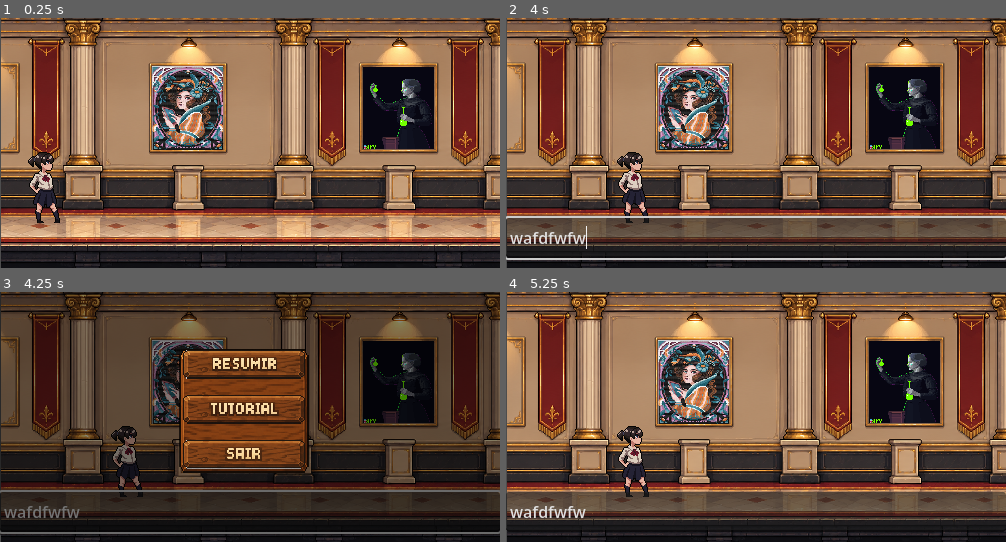
Above: before the commit, frames 1-4 (two rows, left to right).
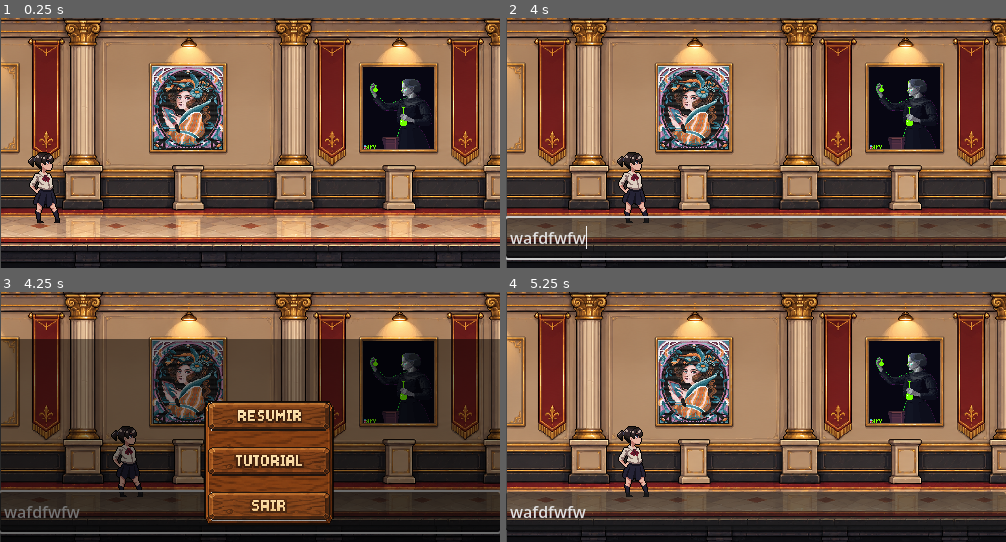
Above: after the commit, the same moments.

Repository: Angelogvr/Hackathon-SEDCITEC
Game: Godot game, scene res://cenas/Jogo.tscn
Same seed, same stepped clock (60 frames per second), same inputs: the game is played once before the commit and once after it.
Inputs (mouse positions are in pixels of both pictures, inside the frame that each line leads up to; where the layout moved, square brackets give the same spot in the first picture):
- Up to frame 1 (0.25 s): no input
- Up to frame 2 (4 s): tap Enter at 0.5 s; hold F (interact) 0.53-1.28 s; hold D (move_right) 0.53-2.03 s; tap W (move_up) at 0.77, 1.52, 3.02, 3.77 s; tap F (interact) at 1.35, 2.85 s; hold A (move_left) 2.03-2.78 s; hold F (interact) 2.03-2.78 s; hold D (move_right) from 2.78 s (still down); hold F (interact) from 3.53 s (still down)
- Up to frame 3 (4.25 s): keep holding D (move_right); keep holding F (interact); tap Escape (pause) at 4.15 s
- Up to frame 4 (5.25 s): release D (move_right) at 4.28 s; release F (interact) at 4.28 s; hold A (move_left) 4.28-5 s; tap F (interact) at 4.35 s; tap W (move_up) at 4.52 s; click (776, 417) [751, 364] at 5 s

Frames 1-2 are identical in both runs. In frame 3, 34% of the frame differs, in the area x 0-100%, y 0-100%; in frame 4, nothing differs.

Commit message:
Quiz Finalizado

Diff:
--- a/cenas/Jogo.tscn
+++ b/cenas/Jogo.tscn
@@ -1,12 +1,12 @@
 [gd_scene format=3 uid="uid://bls2nwi65cm7k"]
 
-[ext_resource type="Texture2D" uid="uid://c57dio1l5cft7" path="res://sprites/spr_cenario.png" id="1_ex3y1"]
-[ext_resource type="Texture2D" uid="uid://x31p0a6w5gh4" path="res://sprites/lynn.jpeg" id="2_3cynk"]
+[ext_resource type="Texture2D" uid="uid://c57dio1l5cft7" path="res://Sprites/spr_cenario.png" id="1_ex3y1"]
+[ext_resource type="Texture2D" uid="uid://x31p0a6w5gh4" path="res://Sprites/lynn.jpeg" id="2_3cynk"]
 [ext_resource type="PackedScene" uid="uid://uvmflm2scmx3" path="res://entidades/mulher.tscn" id="2_ex3y1"]
 [ext_resource type="Texture2D" uid="uid://d2ycnqufde487" path="res://New folder/porta_anim_00.png" id="2_sngbk"]
-[ext_resource type="Texture2D" uid="uid://cyixhwua3041a" path="res://sprites/marieu.png" id="3_3cynk"]
+[ext_resource type="Texture2D" uid="uid://cyixhwua3041a" path="res://Sprites/marieu.png" id="3_3cynk"]
 [ext_resource type="Texture2D" uid="uid://c6e0tqyub4nuc" path="res://New folder/porta_anim_01.png" id="3_6cw58"]
-[ext_resource type="Texture2D" uid="uid://dpap03umrqtj2" path="res://sprites/ada.png" id="4_4budo"]
+[ext_resource type="Texture2D" uid="uid://dpap03umrqtj2" path="res://Sprites/ada.png" id="4_4budo"]
 [ext_resource type="Texture2D" uid="uid://foab1hgglo8d" path="res://New folder/porta_anim_02.png" id="4_xk38k"]
 [ext_resource type="PackedScene" uid="uid://c6e8gefihjl6w" path="res://entidades/camera.tscn" id="5_3cynk"]
 [ext_resource type="Texture2D" uid="uid://fekxkkb2fny6" path="res://New folder/porta_anim_03.png" id="5_b8gxm"]
@@ -23,13 +23,12 @@
 
 [sub_resource type="GDScript" id="GDScript_0b3n2"]
 script/source = "extends Node2D
+
 @onready var pause_menu: Control = $CanvasLayer/pause_menu
-
-
-# Called when the node enters the scene tree for the first time.
+@onready var question_screen: CanvasLayer = $question_screen
+
 func _ready() -> void:
 	pause_menu.hide()
-
 
 # Called every frame. 'delta' is the elapsed time since the previous frame.
 #func _process(delta: float) -> void:
@@ -37,6 +36,16 @@
 		#print(\"oi22\")
 		#get_tree().paused = true
 		#pause_menu.show()
+
+func _on_gatilho_pergunta_body_entered(body: Node2D) -> void:
+	# Verifica se quem entrou na área foi realmente o nó Player
+	if body.name == \"Player\":
+		$GatilhoPergunta/CollisionShape2D.set_deferred(\"disabled\", true)
+		question_screen.show_question()
+
+		# Opcional: Desativa a área para que a pergunta não abra
+		# repetidamente no mesmo lugar após ser respondida:
+		# $GatilhoPergunta/CollisionShape2D.set_deferred(\"disabled\", true)
 "
 
 [sub_resource type="RectangleShape2D" id="RectangleShape2D_0e48y"]
@@ -117,6 +126,9 @@
 "speed": 8.0
 }]
 
+[sub_resource type="RectangleShape2D" id="RectangleShape2D_rkyrc"]
+size = Vector2(75, 76)
+
 [node name="Game" type="Node2D" unique_id=1184867715]
 process_mode = 1
 script = SubResource("GDScript_0b3n2")
@@ -204,10 +216,19 @@
 
 [node name="pause_menu" parent="CanvasLayer" unique_id=1377178930 instance=ExtResource("9_2yyff")]
 process_mode = 3
-offset_left = 82.0
-offset_top = 20.0
-offset_right = 82.0
-offset_bottom = 20.0
+offset_left = 107.0
+offset_top = 72.0
+offset_right = 107.0
+offset_bottom = 72.0
+
+[node name="FadeRect" type="ColorRect" parent="CanvasLayer" unique_id=1127725083]
+anchors_preset = 15
+anchor_right = 1.0
+anchor_bottom = 1.0
+grow_horizontal = 2
+grow_vertical = 2
+mouse_filter = 2
+color = Color(0, 0, 0, 0)
 
 [node name="music" type="AudioStreamPlayer" parent="." unique_id=1071413914]
 stream = ExtResource("18_6cw58")
@@ -215,3 +236,11 @@
 autoplay = true
 
 [node name="question_screen" parent="." unique_id=513991955 instance=ExtResource("19_xk38k")]
+
+[node name="GatilhoPergunta" type="Area2D" parent="." unique_id=1877012281]
+
+[node name="CollisionShape2D" type="CollisionShape2D" parent="GatilhoPergunta" unique_id=762215442]
+position = Vector2(866, 138)
+shape = SubResource("RectangleShape2D_rkyrc")
+
+[connection signal="body_entered" from="GatilhoPergunta" to="." method="_on_gatilho_pergunta_body_entered"]
--- a/cenas/question_screen.tscn
+++ b/cenas/question_screen.tscn
@@ -1,9 +1,9 @@
 [gd_scene format=3 uid="uid://bmhnch0nljeul"]
 
-[ext_resource type="Script" uid="uid://u3rcl3f11sk1" path="res://scripts/question_screen.gd" id="1_71ca1"]
-[ext_resource type="Texture2D" uid="uid://cfoyytod0v0rh" path="res://assets/sprites/Mini FX, Items & UI/Mini UI/parchment.png" id="1_tkw60"]
-[ext_resource type="FontFile" uid="uid://bnlvdooq8e1gd" path="res://extras/BitcountSingle-VariableFont_CRSV,ELSH,ELXP,slnt,wght.ttf" id="2_71ca1"]
-[ext_resource type="AudioStream" uid="uid://bri7bf75j0qwl" path="res://assets/sounds/question.mp3" id="4_h5onr"]
+[ext_resource type="Script" uid="uid://bypxymmmjipff" path="res://scripts/question_screen.gd" id="1_71ca1"]
+[ext_resource type="Texture2D" uid="uid://cfoyytod0v0rh" path="res://Sprites/assets/sprites/Mini FX, Items & UI/Mini UI/parchment.png" id="1_tkw60"]
+[ext_resource type="FontFile" uid="uid://bnlvdooq8e1gd" path="res://Sprites/extras/BitcountSingle-VariableFont_CRSV,ELSH,ELXP,slnt,wght.ttf" id="2_71ca1"]
+[ext_resource type="AudioStream" uid="uid://bri7bf75j0qwl" path="res://Sprites/assets/sounds/question.mp3" id="4_h5onr"]
 
 [node name="question_screen" type="CanvasLayer" unique_id=513991955]
 process_mode = 3
@@ -33,53 +33,57 @@
 anchor_top = 0.5
 anchor_right = 0.50200003
 anchor_bottom = 0.5
-offset_left = -259.68002
-offset_top = -217.0
-offset_right = 252.31998
-offset_bottom = 295.0
+offset_left = -119.000015
+offset_top = -125.0
+offset_right = 140.67998
+offset_bottom = 141.0
 grow_horizontal = 2
 grow_vertical = 2
 texture = ExtResource("1_tkw60")
+expand_mode = 1
 
 [node name="question_label" type="Label" parent="Control/background" unique_id=708246223]
 layout_mode = 1
 anchors_preset = -1
 anchor_right = 0.208
 anchor_bottom = 0.164
-offset_left = 132.0
-offset_top = 112.0
-offset_right = 304.504
-offset_bottom = 71.032
+offset_left = 47.0
+offset_top = 59.0
+offset_right = 164.50398
+offset_bottom = 96.376
 theme_override_colors/font_color = Color(0, 0, 0, 1)
 theme_override_fonts/font = ExtResource("2_71ca1")
-theme_override_font_sizes/font_size = 20
+theme_override_font_sizes/font_size = 10
 text = " O que é o contador de programa (PC)?"
 horizontal_alignment = 1
 autowrap_mode = 3
 
 [node name="VBoxContainer" type="VBoxContainer" parent="Control/background" unique_id=1414916055]
 layout_mode = 0
-offset_left = 116.0
-offset_top = 245.0
-offset_right = 407.0
+offset_left = 56.0
+offset_top = 137.0
+offset_right = 209.0
 offset_bottom = 377.0
 
 [node name="btn_1" type="Button" parent="Control/background/VBoxContainer" unique_id=576533262]
 layout_mode = 2
 theme_override_fonts/font = ExtResource("2_71ca1")
-theme_override_font_sizes/font_size = 14
+theme_override_font_sizes/font_size = 6
 
 [node name="btn_2" type="Button" parent="Control/background/VBoxContainer" unique_id=1657984304]
 layout_mode = 2
 theme_override_fonts/font = ExtResource("2_71ca1")
+theme_override_font_sizes/font_size = 6
 
 [node name="btn_3" type="Button" parent="Control/background/VBoxContainer" unique_id=109946385]
 layout_mode = 2
 theme_override_fonts/font = ExtResource("2_71ca1")
+theme_override_font_sizes/font_size = 6
 
 [node name="btn_4" type="Button" parent="Control/background/VBoxContainer" unique_id=1268433189]
 layout_mode = 2
 theme_override_fonts/font = ExtResource("2_71ca1")
+theme_override_font_sizes/font_size = 6
 
 [node name="question" type="AudioStreamPlayer" parent="." unique_id=2108059115]
 stream = ExtResource("4_h5onr")
--- a/scripts/door.gd
+++ b/scripts/door.gd
@@ -1,23 +1,47 @@
-extends Node2D
+extends StaticBody2D
+
 @onready var player: CharacterBody2D = $"../Player"
 @onready var door: AnimatedSprite2D = $door_animation
 @onready var collision: CollisionShape2D = $door_collision
+@onready var fade_rect: ColorRect = $"../CanvasLayer/FadeRect"
 
-var open = false
+var is_transitioning = false
 
-# Called when the node enters the scene tree for the first time.
 func _ready() -> void:
 	door.pause()
 	door.frame = 0
 
 func _process(delta: float) -> void:
-	if abs(player.position.x - position.x) < 100:
+	if is_transitioning:
+		return
+
+	var dist = abs(player.position.x - position.x)
+
+	if dist < 100:
 		if door.frame < 8:
 			door.play()
 		else:
 			door.pause()
+			# Libera a passagem quando a porta estiver totalmente aberta
+			collision.disabled = true
+
+			# Quando o jogador passar pelo meio da porta, inicia o Fade Out
+			if dist < 20:
+				start_fade_out()
 	else:
+		collision.disabled = false
 		if door.frame > 0:
 			door.play_backwards()
 		else:
 			door.pause()
+
+func start_fade_out() -> void:
+	is_transitioning = true
+
+	# Cria uma animação suave de 1.5 segundos mudando o Alpha (transparência) para 1.0 (totalmente preto)
+	var tween = create_tween()
+	tween.tween_property(fade_rect, "color:a", 1.0, 1.01)
+
+	tween.finished.connect(func():
+		get_tree().change_scene_to_file("res://cenas/Creditos.tscn")
+	)
--- a/scripts/question_screen.gd
+++ b/scripts/question_screen.gd
@@ -1,6 +1,7 @@
 extends CanvasLayer
 
 signal question_answered(is_correct: bool)
+signal quiz_finished(final_score: int) # Novo sinal para quando o quiz acabar
 
 @onready var question_label: Label = $Control/background/question_label
 @onready var btn_1: Button = $Control/background/VBoxContainer/btn_1
@@ -11,46 +12,58 @@
 
 var current_question_index = 0
 var correct_answer_index = 0
+var score = 0
+var is_showing_results = false # Controla se estamos na tela final de pontuação
 
 var questions = [
 	{
-		"text": "1. Converta 00011101 para hexadecimal.",
-		"options": ["A) 1D", "B) 1E", "C) F4", "D) EA"],
+		"text": "1. Qual o apelido que Ada Lovelace recebeu pelas suas descobertas?",
+		"options": ["A) Rainha da matemática", "B) Mãe da programação", "C) Mestre dos algoritmos", "D) Princesa dos Paralelogramos"],
+		"correct": 1
+	},
+	{
+		"text": "2. Em quais áreas Marie Curie recebeu prêmios Nobel?",
+		"options": ["A) Física e Química", "B) Química e Biologia", "C) Física e Matemática", "D) Biologia e Medicina"],
 		"correct": 0
 	},
 	{
-		"text": "2. Qual o resultado de 1001 AND 1111?",
-		"options": ["A) 1000", "B) 1100", "C) 1001", "D) 0011"],
-		"correct": 2
-	},
-	{
-		"text": "3. O barramento de dados é:",
-		"options": ["Unidirecional", "De controle", "De endereço.", "Bidirecional."],
-		"correct": 3
-	},
-	{
-		"text": "4. O que o contador de programa (PC) armazena?",
-		"options": ["O endereço da próxima instrução.", "Os dados da memória", "O resultado da ULA.", "A instrução atual."],
+		"text": "3. Apesar dos grandes avanços promovidos por Lynn, ela não recebeu seu devido reconhecimento e foi demitida pois:",
+		"options": ["Começou sua transição de gênero", "Matou colegas de trabalho", "Roubou senhorinhas no parque", "Espalhou informações confidenciais"],
 		"correct": 0
 	},
 	{
-		"text": "5. Qual o tipo de acesso da instrução STA:",
-		"options": ["MEM(end) ← PC", "AC ← MEM(end)", "MEM(end) ← AC", "AC ← AC + MEM(end)"],
-		"correct": 2
+		"text": "4. Além do sequenciamento do genoma do coronavírus, quais outros vírus Jaqueline pesquisou?",
+		"options": ["Zika vírus", "Dengue", "HIV", "Todos os anteriores"],
+		"correct": 3
 	}
 ]
 
 func _ready():
 	hide()
 
-	btn_1.pressed.connect(func(): check_answer(0))
-	btn_2.pressed.connect(func(): check_answer(1))
-	btn_3.pressed.connect(func(): check_answer(2))
-	btn_4.pressed.connect(func(): check_answer(3))
+	btn_1.pressed.connect(func(): _on_button_pressed(0))
+	btn_2.pressed.connect(func(): _on_button_pressed(1))
+	btn_3.pressed.connect(func(): _on_button_pressed(2))
+	btn_4.pressed.connect(func(): _on_button_pressed(3))
 
+# Chame esta função pelo script do Jogo quando o jogador tocar na Area2D
 func show_question():
 	get_tree().paused = true
+	current_question_index = 0
+	score = 0
+	is_showing_results = false
 
+	# Garante que todos os botões estejam visíveis ao iniciar o quiz
+	btn_1.show()
+	btn_2.show()
+	btn_3.show()
+	btn_4.show()
+
+	show()
+	question.play()
+	load_current_question()
+
+func load_current_question():
 	if current_question_index < questions.size():
 		var q = questions[current_question_index]
 		question_label.text = q["text"]
@@ -59,21 +72,39 @@
 		btn_3.text = q["options"][2]
 		btn_4.text = q["options"][3]
 		correct_answer_index = q["correct"]
-		show()
-		question.play()
 	else:
-		get_tree().paused = false
+		show_results()
 
-func check_answer(index: int):
+func _on_button_pressed(index: int):
+	# Se já estiver na tela de pontuação, clicar no botão 1 fecha o quiz
+	if is_showing_results:
+		close_quiz()
+		return
+
+	if index == correct_answer_index:
+		print("Acertou!")
+		score += 1
+		emit_signal("question_answered", true)
+	else:
+		print("Errou! O Boss vai recuperar vida.")
+		emit_signal("question_answered", false)
+
+	# Avança para a próxima pergunta (acertando ou errando) e atualiza a tela
+	current_question_index += 1
+	load_current_question()
+
+func show_results():
+	is_showing_results = true
+	question_label.text = "Quiz finalizado!\nSua pontuação: %d de %d" % [score, questions.size()]
+
+	# Transforma o btn_1 no botão de "Continuar" e esconde os demais
+	btn_1.text = "Continuar"
+	btn_2.hide()
+	btn_3.hide()
+	btn_4.hide()
+
+func close_quiz():
 	hide()
 	question.stop()
 	get_tree().paused = false
-
-	if index == correct_answer_index:
-		print("Acertou!")
-		current_question_index += 1
-		emit_signal("question_answered", true)
-	else:
-		print("Errou! O Boss vai recuperar vida.")
-
-		emit_signal("question_answered", false)
+	emit_signal("quiz_finished", score)
Not shown, changed: Sprites/Personagem/2 - Holly/Aerial_swing (64 x 64).png.import
Not shown, changed: Sprites/Personagem/2 - Holly/Blink (32 x 32).png.import
Not shown, changed: Sprites/Personagem/2 - Holly/Ducking (32 x 32).png.import
Not shown, changed: Sprites/Personagem/2 - Holly/Falling (32 x 32).png.import
Not shown, changed: Sprites/Personagem/2 - Holly/Ground_smash (64 x 48).png.import
Not shown, changed: Sprites/Personagem/2 - Holly/Hurt (32 x 32).png.import
Not shown, changed: Sprites/Personagem/2 - Holly/Idle (32 x 32).png.import
Not shown, changed: Sprites/Personagem/2 - Holly/Jump (32 x 32).png.import
Not shown, changed: Sprites/Personagem/2 - Holly/Running (32 x 32).png.import
Not shown, changed: Sprites/Porta_Fechada.png.import
Not shown, changed: Sprites/Sounds/16 HoliznaCC0 - Letting Go Of The Past.mp3.import
Not shown, changed: Sprites/Title Screen/ezgif-3c2dcd5c0146f093-removebg-preview.png.import
(and 47 more such lines)
